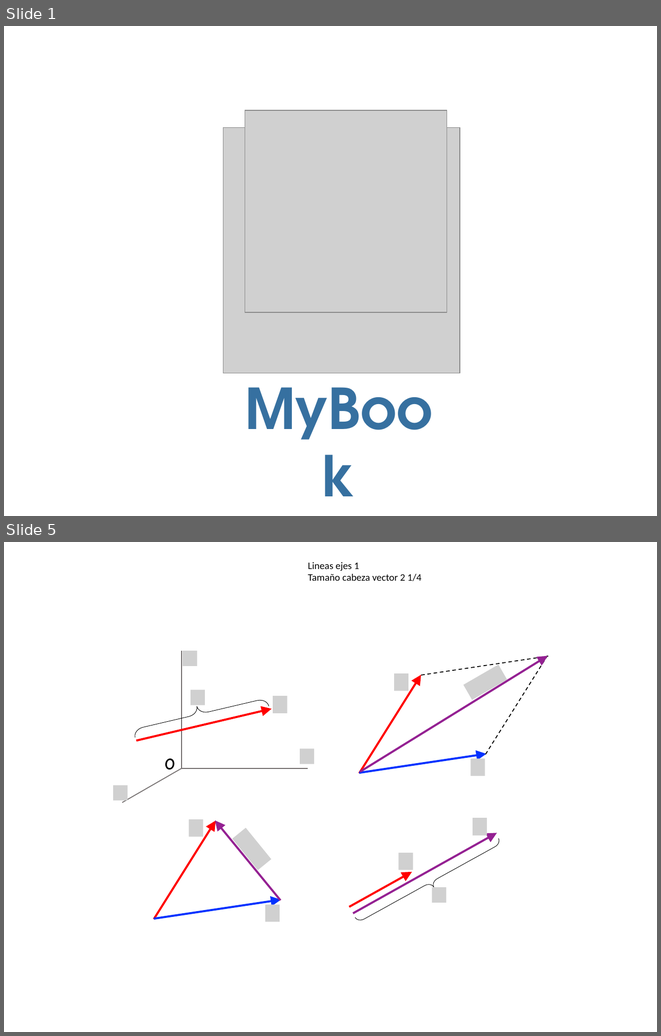
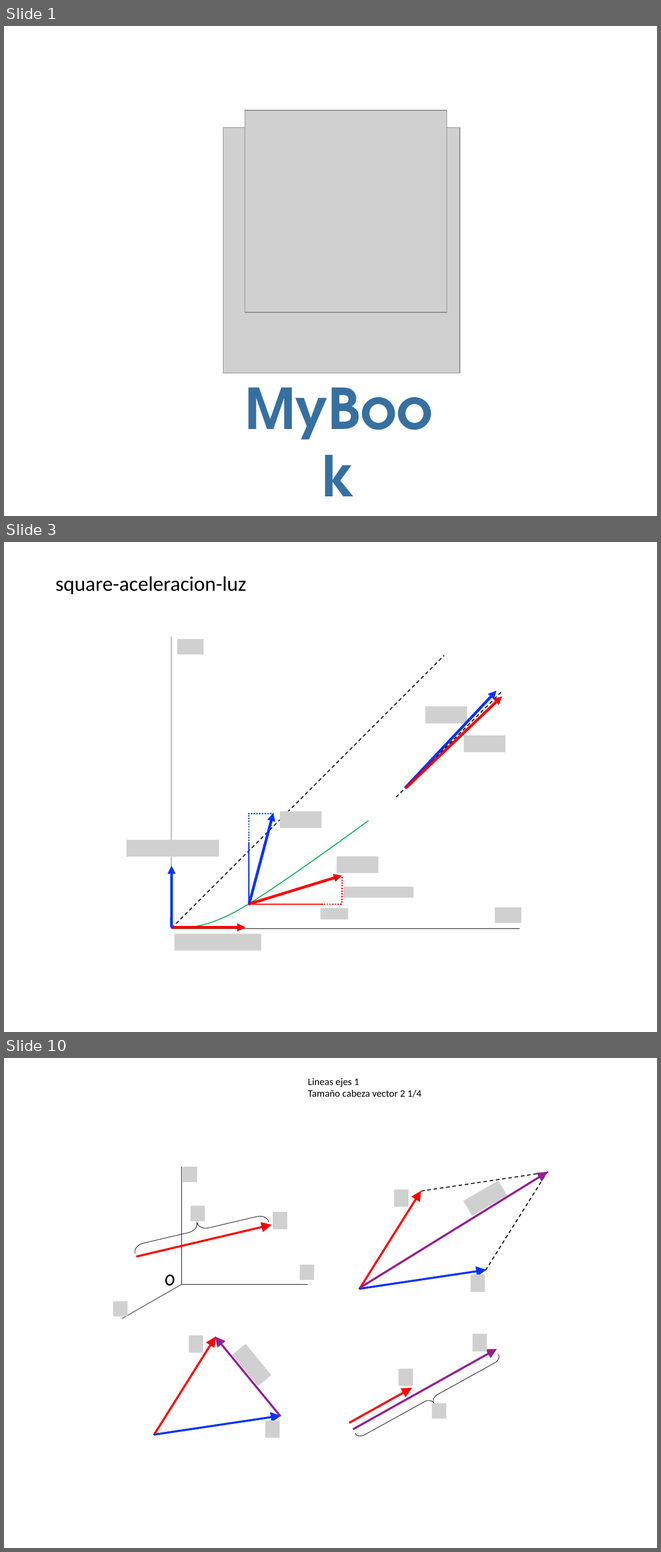
Before and after one commit to seap-udea/Relatividad-Zuluaga, a slide deck: figures/figures.pptx. Shown one above the other, each under a label of ours: slides 1 and 5 before the commit, slides 1, 3 and 10 after it; the slides between them are not shown. The pictures are 661x1036 and 661x1552 pixels, drawn with LibreOffice and Linux fonts; fonts in the diff are those of the drawing; grey boxes stand for pictures. Boxes give left, top, right and bottom in pixels: in the first picture for what was removed or moved away, otherwise in the second. Text is boxed around its words. In the diff, an @@ line names an element or a change of style, - is before the commit and + after.

```diff
--- a/figures/figures.pptx
+++ b/figures/figures.pptx
@@ slide 3 added at (4,542,657,1032), background #FFFFFF @@
@@ title added at (55,576,246,594), 23 pt, text #000000 @@
+square-aceleracion-luz
@@ group added at (127,637,522,951): 10 lines, 10 pictures, 6 arrows, 1 freeform shape @@
@@ what was slide 5 is now slide 10 @@
```
Also in this commit, not shown: 4 other slides added, 20 other files.
